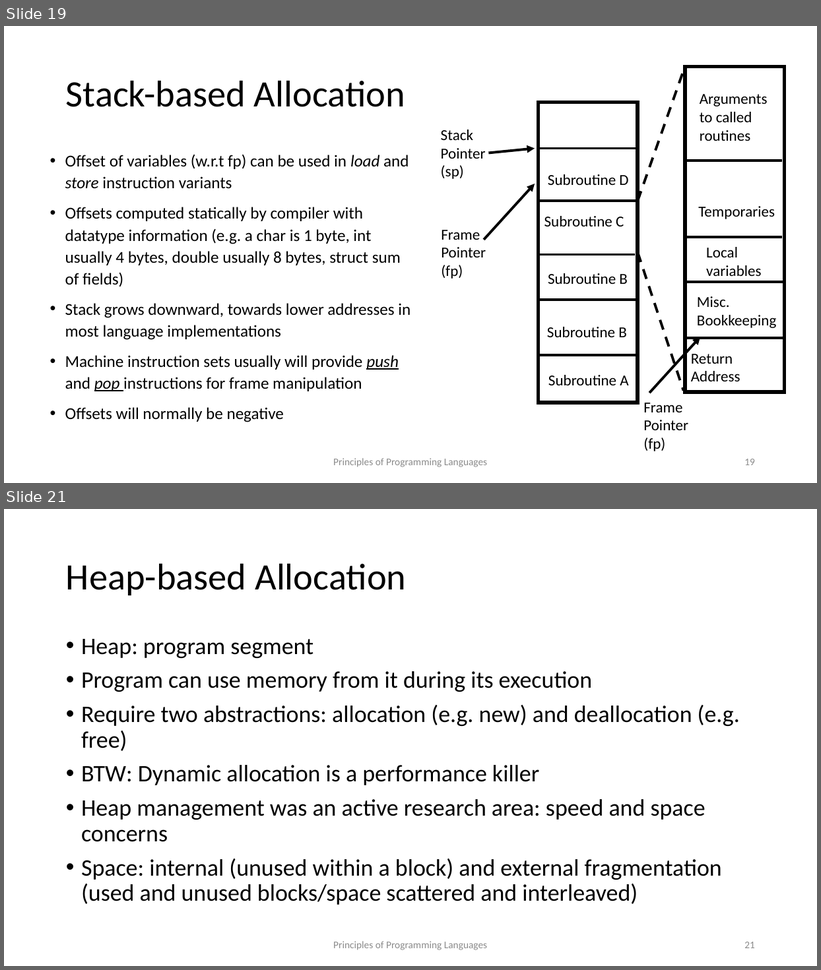
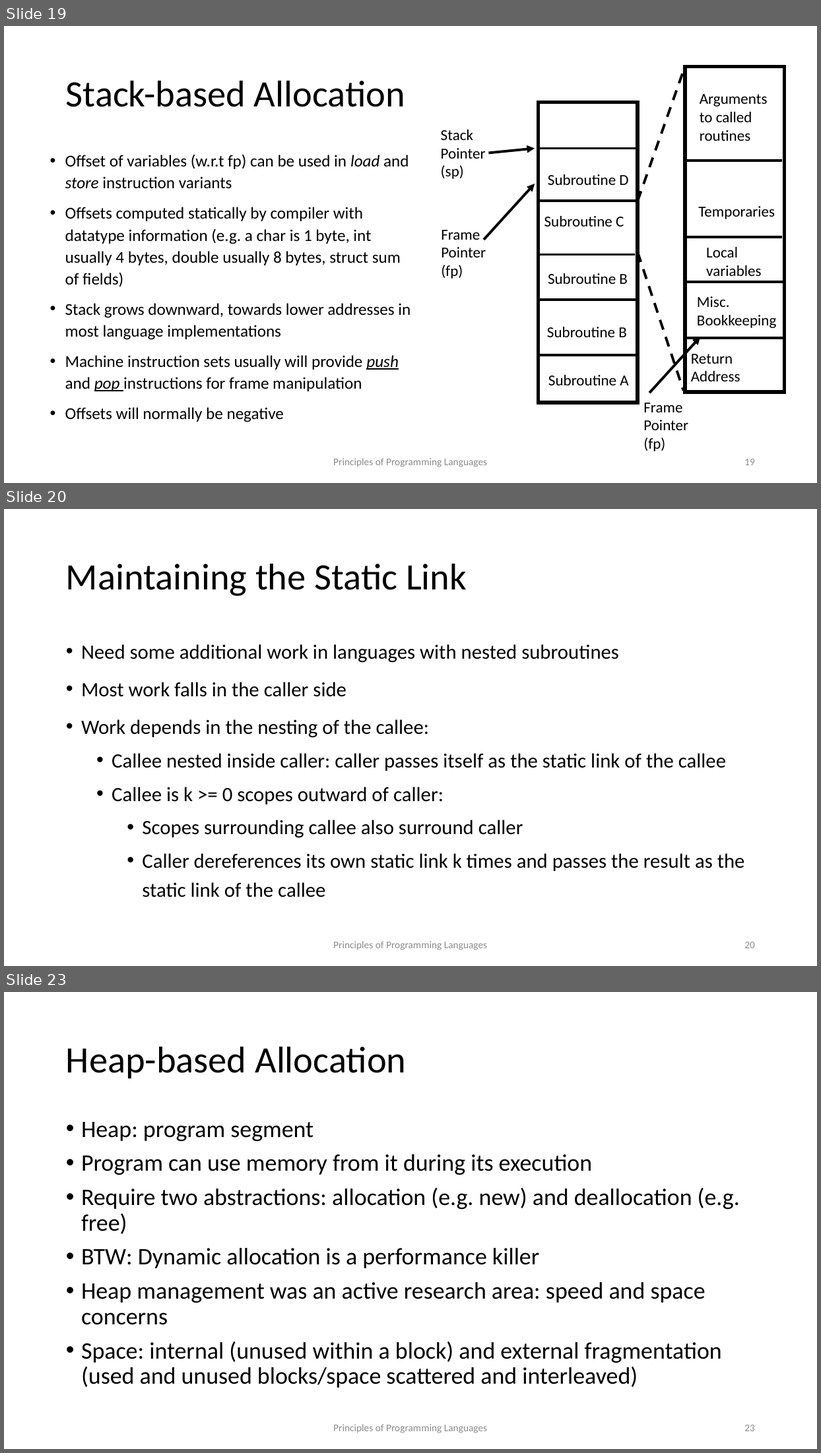
Before and after one commit to kongm/pl-design, a slide deck: environment.pptx. Shown one above the other, each under a label of ours: slides 19 and 21 before the commit, slides 19, 20 and 23 after it; the slides between them are not shown. The pictures are 821x970 and 821x1453 pixels, drawn with LibreOffice and Linux fonts; fonts in the diff are those of the drawing. Boxes give left, top, right and bottom in pixels: in the first picture for what was removed or moved away, otherwise in the second. Text is boxed around its words. In the diff, an @@ line names an element or a change of style, - is before the commit and + after.

```diff
--- a/environment.pptx
+++ b/environment.pptx
@@ slide 20 added at bbox=[4, 509, 817, 966], background #FFFFFF @@
@@ title added at bbox=[66, 563, 467, 596], 44 pt, text #000000 @@
+Maintaining the Static Link
@@ text added at bbox=[81, 644, 745, 898], 24 pt, text #000000 @@
+• Need some additional work in languages with nested subroutines
+• Most work falls in the caller side
+• Work depends in the nesting of the callee:
+  • Callee nested inside caller: caller passes itself as the static link of the callee
+  • Callee is k >= 0 scopes outward of caller:
+    • Scopes surrounding callee also surround caller
+    • Caller dereferences its own static link k times and passes the result as the static link of the callee
@@ text added at bbox=[333, 941, 487, 951], 12 pt, text #8C8C8C @@
+Principles of Programming Languages
@@ page number added at bbox=[745, 942, 755, 949], 12 pt, text #8C8C8C @@
+20
@@ what was slide 21 is now slide 23 @@
@@ page number at bbox=[745, 1425, 755, 1432]: text changed @@
-21
+23
```
Also in this commit, not shown: 2 slides changed, 6 other slides added.
